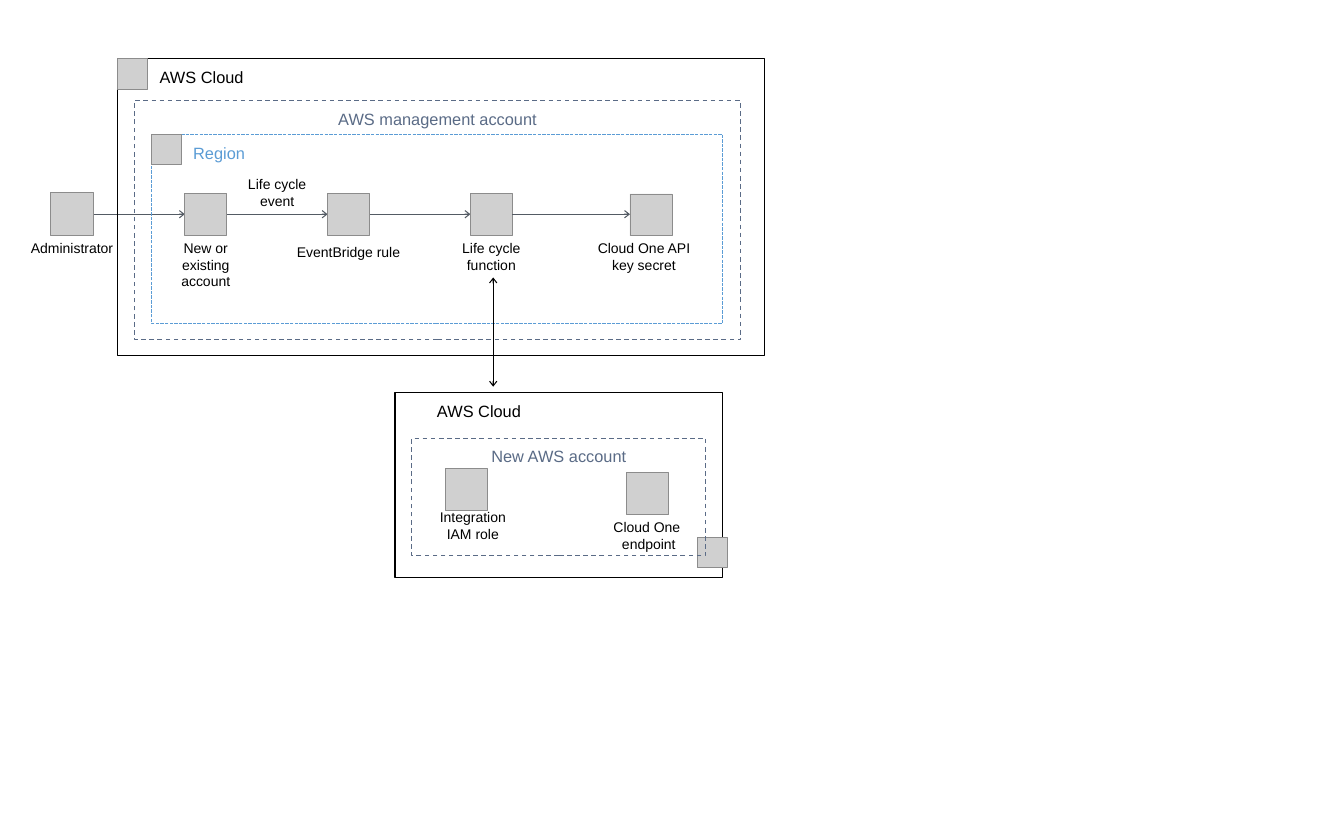
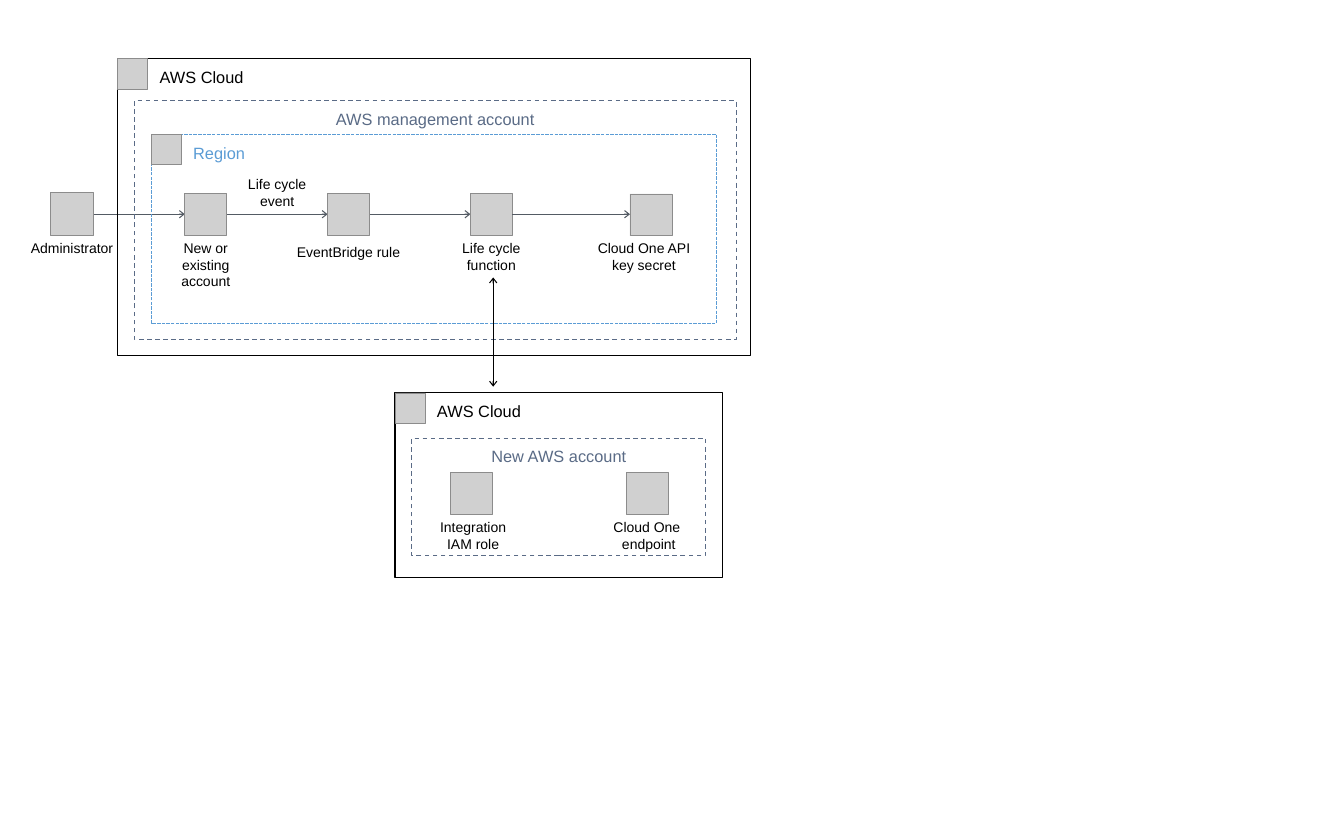
Before and after one commit to aws-quickstart/quickstart-ct-trend-micro-cloud-one-conformity, a slide deck: slide 1 of docs/images/cloud-one-conformity-architecture-diagram.pptx. Drawn at 1344x840 pixels with LibreOffice and Linux fonts; fonts in the diff are those of the drawing; grey boxes stand for pictures. Boxes give left, top, right and bottom in pixels: in the first picture for what was removed or moved away, otherwise in the second. Text is boxed around its words. In the diff, an @@ line names an element or a change of style, - is before the commit and + after.

```diff
--- a/docs/images/cloud-one-conformity-architecture-diagram.pptx
+++ b/docs/images/cloud-one-conformity-architecture-diagram.pptx
@@ rectangle "AWS Cloud": place and size @@
-rectangle "AWS Cloud" at [118,59,764,356]
+rectangle "AWS Cloud" at [118,59,750,356]
@@ rectangle "AWS management account": place and size @@
-rectangle "AWS management account" at [134,101,741,339]
+rectangle "AWS management account" at [134,101,736,339]
@@ rectangle "Region": place and size @@
-rectangle "Region" at [151,134,722,323]
+rectangle "Region" at [151,134,717,323]
@@ picture: place and size @@
-picture at [697,538,727,568]
+picture at [395,393,425,423]
@@ picture: place and size @@
-picture at [445,469,487,511]
+picture at [450,472,492,514]
@@ text "Integration IAM role": place and size @@
-text "Integration IAM role" at [440,512,506,539]
+text "Integration IAM role" at [440,522,506,549]
```
Also in this commit, not shown: 1 other file.
